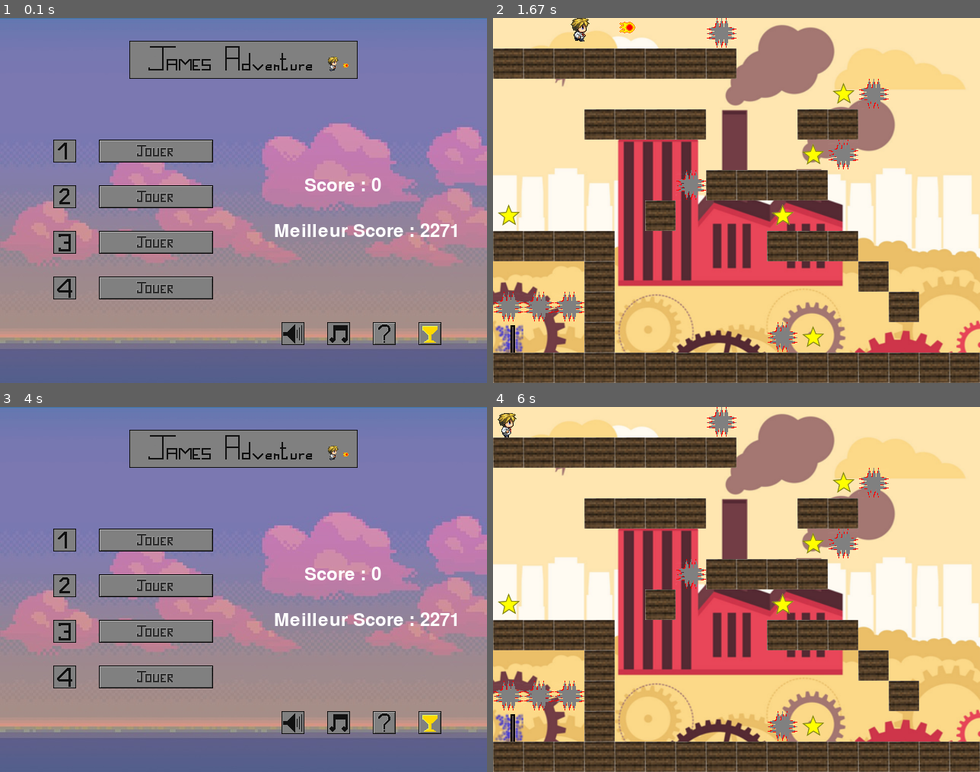
Above: before the commit, frames 1-4 (two rows, left to right).
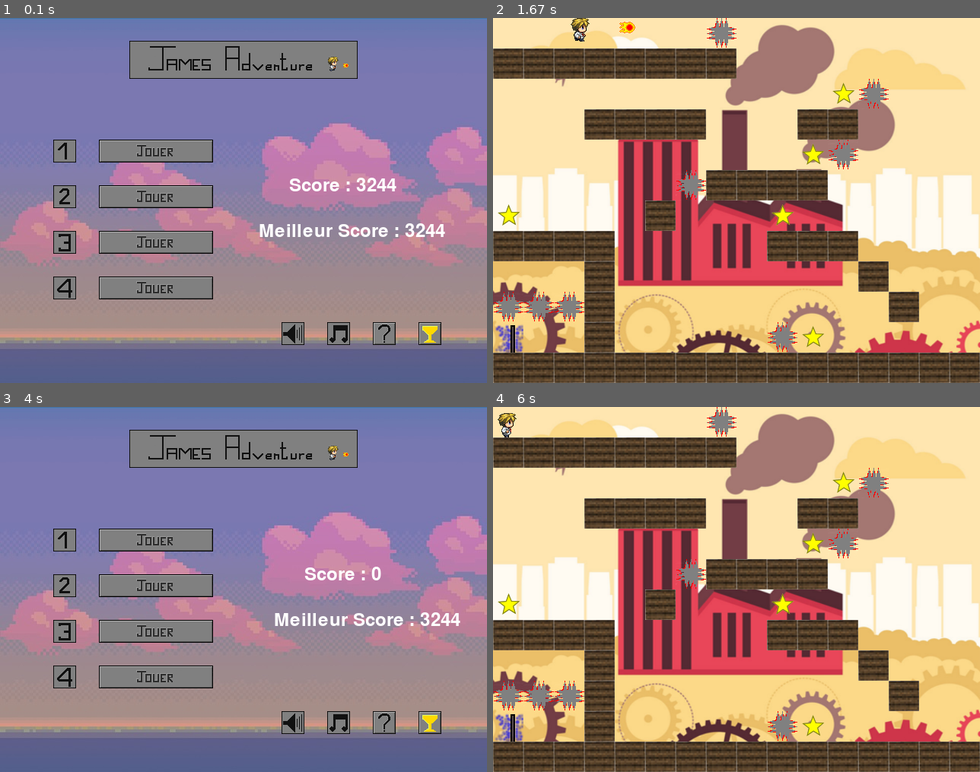
Above: after the commit, the same moments.

Repository: timcrl/jamesadventure
Game: pygame game, started from new-menu.py
The game is run twice, just before and just after one commit, with the same random seed, the same clock (stepped at 60 frames per second) and the same inputs.
Inputs (mouse positions are in pixels of both pictures, inside the frame that each line leads up to):
- Up to frame 1 (0.1 s): no input
- Up to frame 2 (1.67 s): click (648, 196) at 0.38 s; hold Right 0.67-1.13 s; hold Up 1.17-1.47 s; tap Space at 1.23, 1.57 s; hold Right from 1.5 s (still down)
- Up to frame 3 (4 s): tap Space at 1.87, 2.07, 2.37 s; release Right at 1.97 s; hold Left 2-2.53 s; click (292, 669) at 2.62 s
- Up to frame 4 (6 s): click (648, 538) at 5.68 s; hold Right from 5.97 s (still down)

The runs differ from the first frame. In frame 1, 1.3% of the frame differs, in the area x 53-94%, y 43-60%; in frame 2, nothing differs; in frame 3, 0.1%; in frame 4, nothing differs.

Commit message:
corrections niveau 4

Diff:
--- a/classitude.py
+++ b/classitude.py
@@ -265,9 +265,10 @@
 		blocy = y // taille_plateforme
 
 		# On regarde si un bloc 'm' de trouve a l'emplacement du bloc qui contient (x; y)
-		if blocx < len(self.structure[1]) and blocy < len(self.structure) : # On evite l'erreur out of range
+		if blocx < len(self.structure[1]) and blocy < len(self.structure) and blocx >= 0 and blocy >= 0: # On evite l'erreur out of range
 			if self.structure[blocy][blocx] == 'e':
 				onSpines = True
+				print("Spines : "+str(blocx)+"  "+str(blocy))
 
 		return onSpines
 
--- a/data/levels/l4.txt
+++ b/data/levels/l4.txt
@@ -1,13 +1,13 @@
 0000p00000000000
 0000mttmmmmm0000
-00000e0000000s00
-000s00es0000mm00
-00tt0000mmi00000
-00000mm0s000e000
+00000ee000000s00
+000s000s0000mm00
+00tt0000mmi0e000
+00000mm0s0000000
 0000000mm000000s
 00000000000mmttm
 0000000000i00000
 000000000i00i000
 00e0ss00i00sssss
 mmmmttmmmmmttmmm
-eeeeeeeeeeeeeeee
+0000ee00000ee000
--- a/interface.txt
+++ b/interface.txt
@@ -1,6 +1,6 @@
 4
-3
-0
-2271
+4
+3244
+3244
 ON
 ON
Not shown, changed: classitude.pyc
Not shown, changed: constantes.pyc
